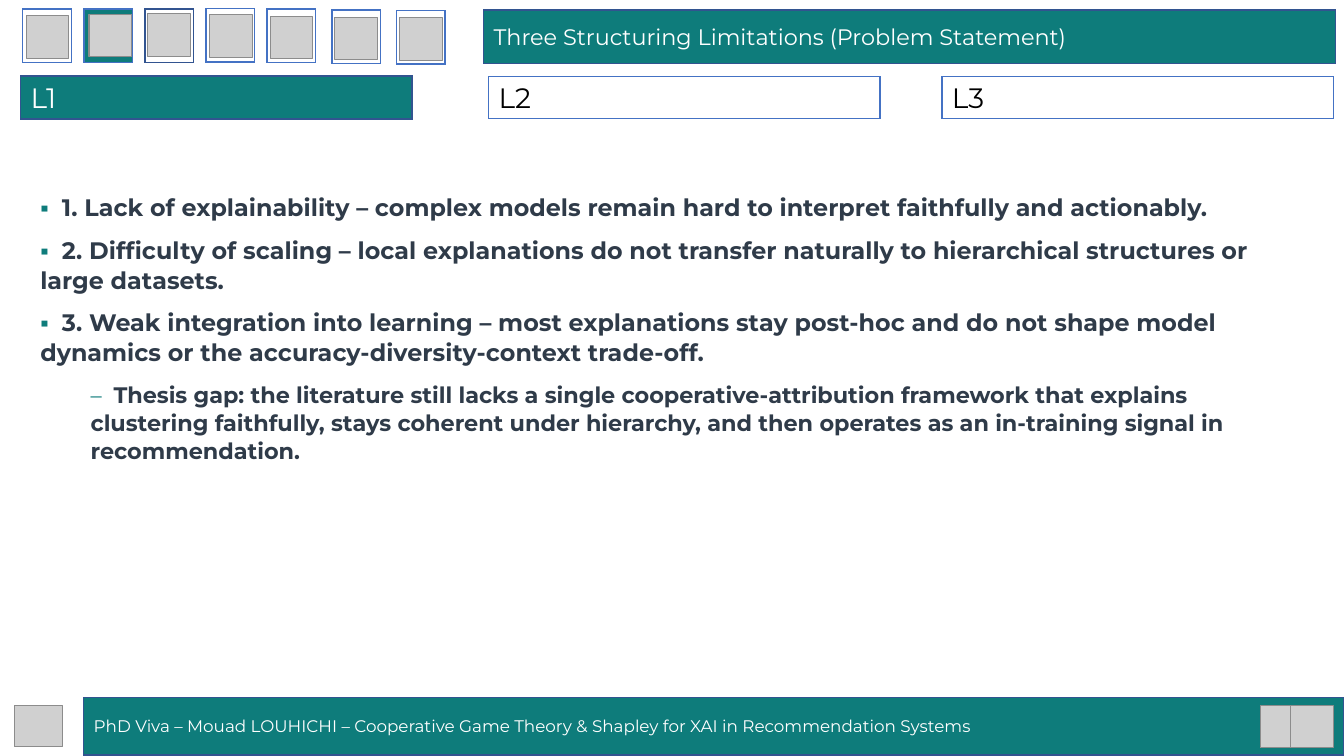
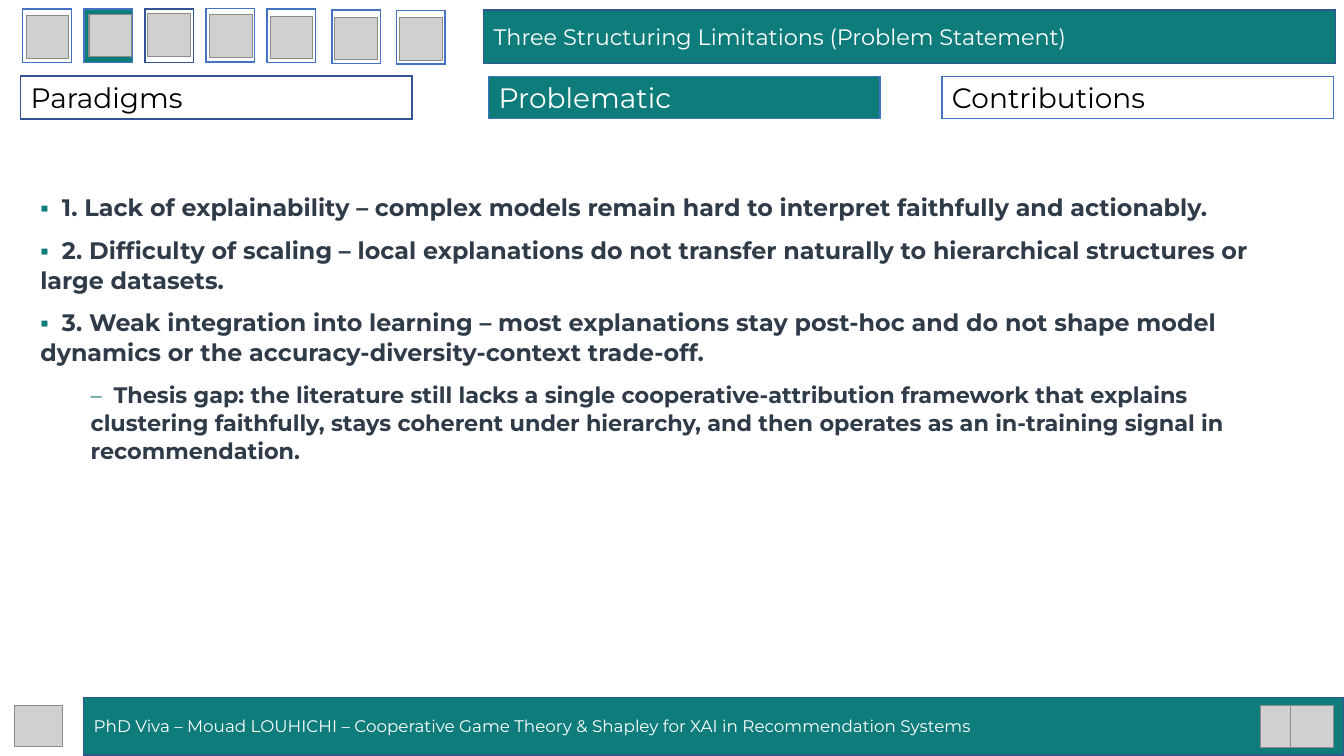
Before and after one commit to mouadlouhichi/phd-prep, a slide deck: slide 10 of viva/MOUAD_LOUHICHI_VIVA_40min.pptx. Drawn at 1344x756 pixels with LibreOffice and Linux fonts; fonts in the diff are those of the drawing; grey boxes stand for pictures. Boxes give left, top, right and bottom in pixels: in the first picture for what was removed or moved away, otherwise in the second. Text is boxed around its words. In the diff, an @@ line names an element or a change of style, - is before the commit and + after.

```diff
--- a/viva/MOUAD_LOUHICHI_VIVA_40min.pptx
+++ b/viva/MOUAD_LOUHICHI_VIVA_40min.pptx
@@ rectangle "Paradigms" at box(21, 76, 412, 119): fill #0E7C7B to #FFFFFF @@
@@ text in rectangle at box(31, 87, 183, 114): text changed; text colour #FFFFFF to #000000 @@
-L1
+Paradigms
@@ rectangle "Problematic" at box(489, 77, 880, 119): fill #FFFFFF to #0E7C7B @@
@@ text in rectangle at box(499, 87, 671, 108): text changed; text colour #000000 to #FFFFFF @@
-L2
+Problematic
@@ text in rectangle at box(952, 87, 1145, 108): text changed @@
-L3
+Contributions
```
Also in this commit, not shown: 43 other slides changed, 1 other file.
